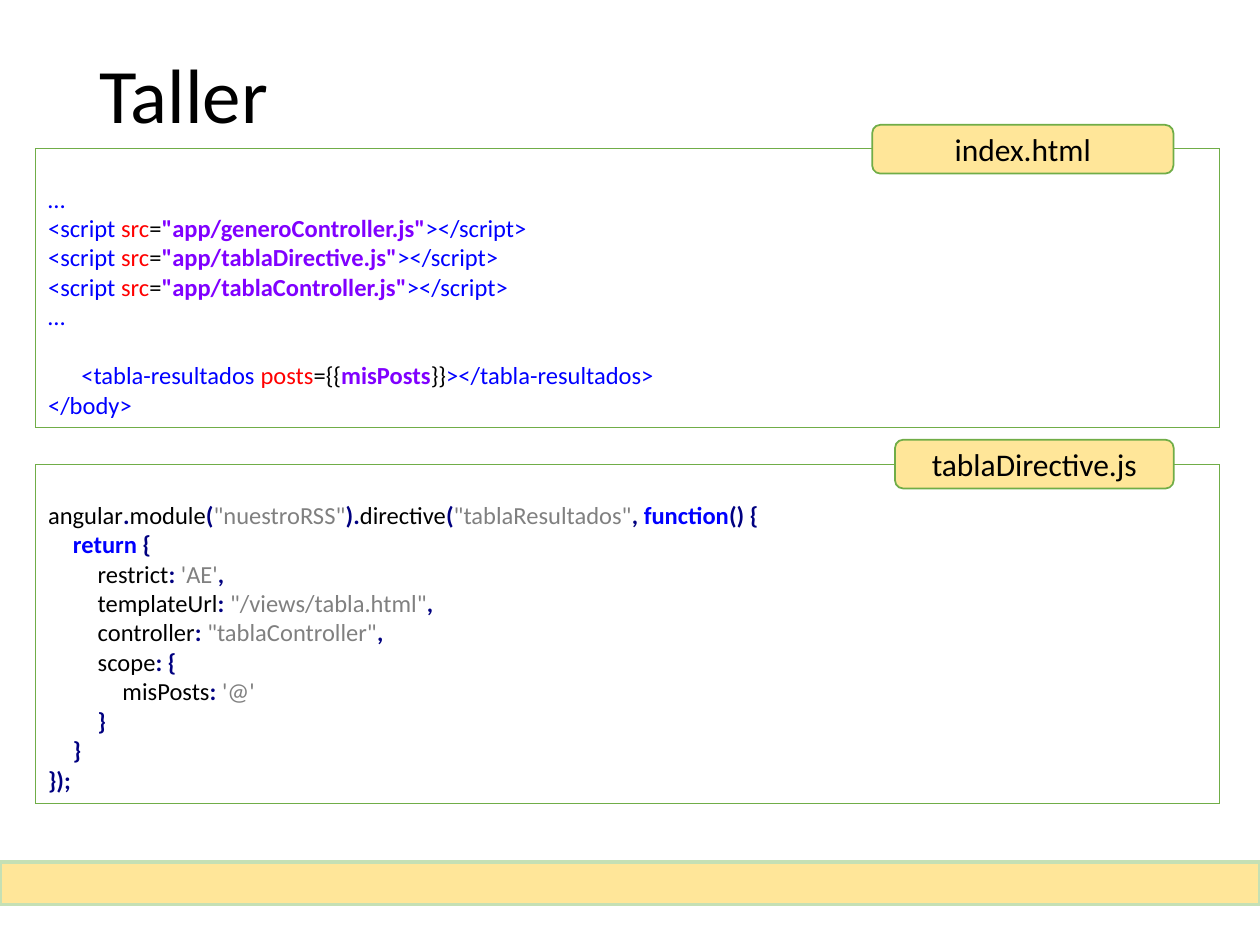
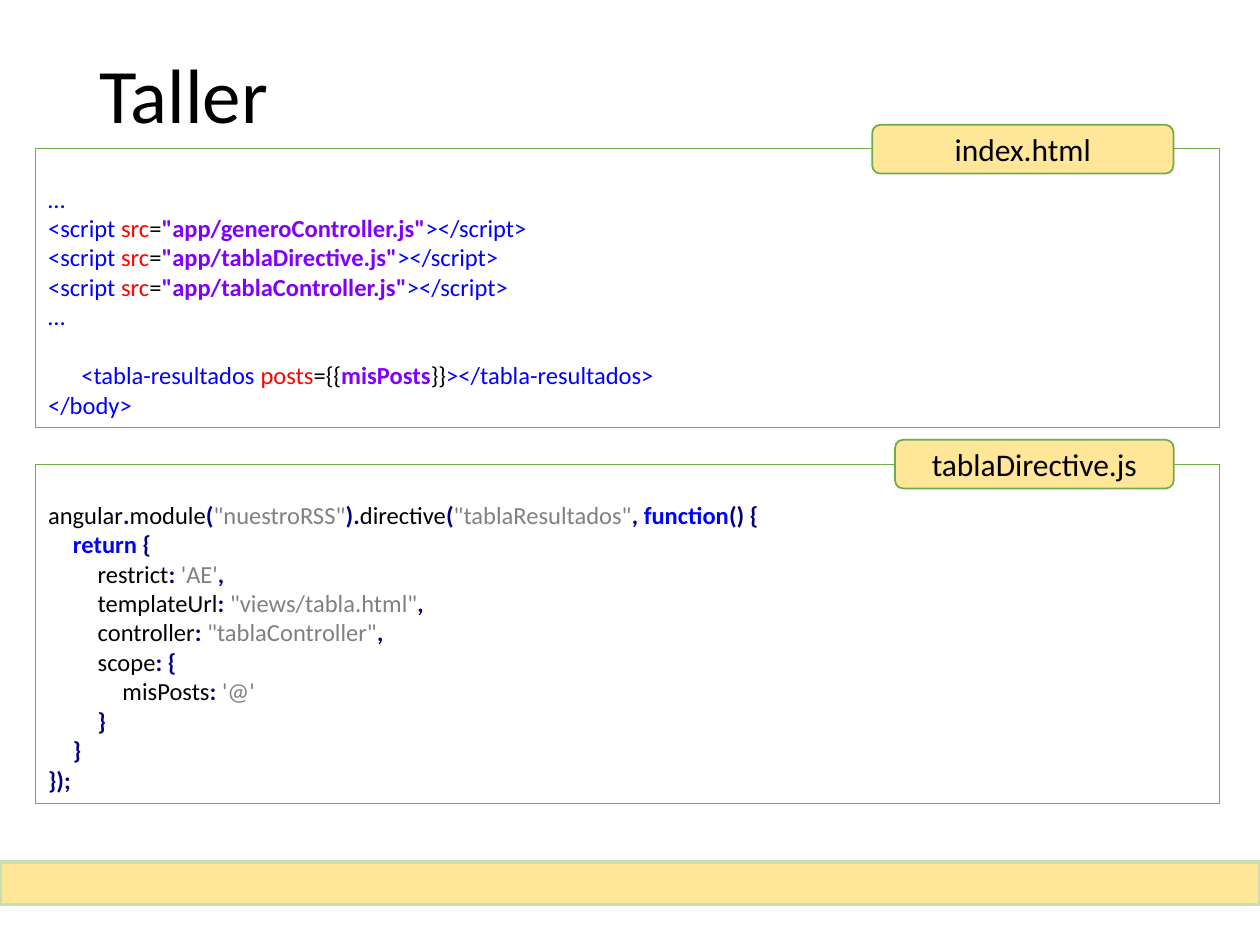
Before and after one commit to MarcosGinel/rss, a slide deck: slide 67 of documentacion/Taller de AngularJS.pptx (slide 50 before the commit). Drawn at 1260x945 pixels with LibreOffice and Linux fonts; fonts in the diff are those of the drawing. Boxes give left, top, right and bottom in pixels: in the first picture for what was removed or moved away, otherwise in the second. Text is boxed around its words. In the diff, an @@ line names an element or a change of style, - is before the commit and + after.

```diff
--- a/documentacion/Taller de AngularJS.pptx
+++ b/documentacion/Taller de AngularJS.pptx
@@ text in rectangle at <box>98,595,424,616</box>: text changed @@
-templateUrl: "/views/tabla.html",
+templateUrl: "views/tabla.html",
```
Also in this commit, not shown: 6 other slides changed, 21 slides added, 3 slides removed, 2 other files.
